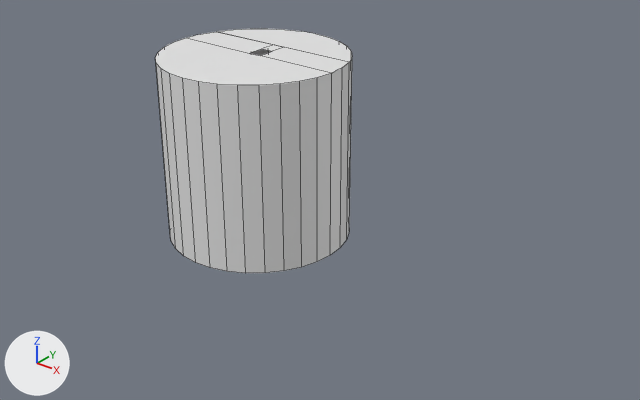
The Blender file Playground/Assets/Prefabs/cylinder.blend: old version first, new version second.
The view is the same before and after, from a 50 mm camera at (6.04, -6.47, 3.62) aimed at (0.68, 0.22, -0.53). The lights are fixed; the arrows at lower left show +X, +Y and +Z. Mesh edges are drawn as thin lines.
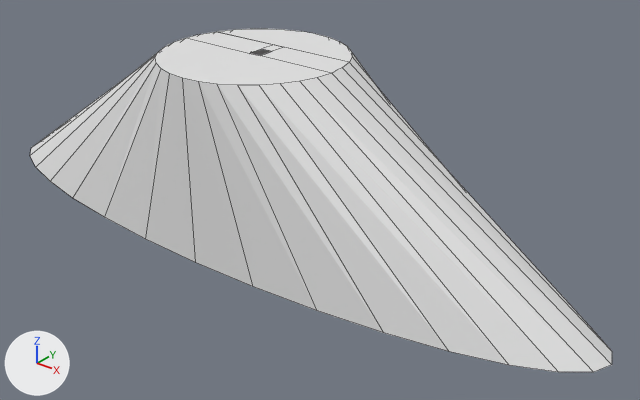
The change in detail:
me_cylinder has 75 vertices, 38 faces and spans x -1.0..1.0, y -1.0..1.0, z -1.0..1.0.
me_cylinder is used by ob_cylinder; location (0.0, 0.0, 0.0).
me_cylinder part 1: all 30 vertices in x -1.0..1.0, y -0.98..0.98, z -1.0 are scaled about their middle by (4.08, 1, 1).

Boxes (x1, y1, x2, y2) around the edits, measured in the pictures (640 x 400 px; the box of a moved part takes in the faces that stretch with it):
'Cylinder', reshaped (194% wider, 40% taller)
    before: (155, 29, 352, 273)
    after: (30, 29, 612, 372)
part 1 of me_cylinder, moved or reshaped
    before: (155, 50, 352, 273)
    after: (30, 50, 612, 372)
